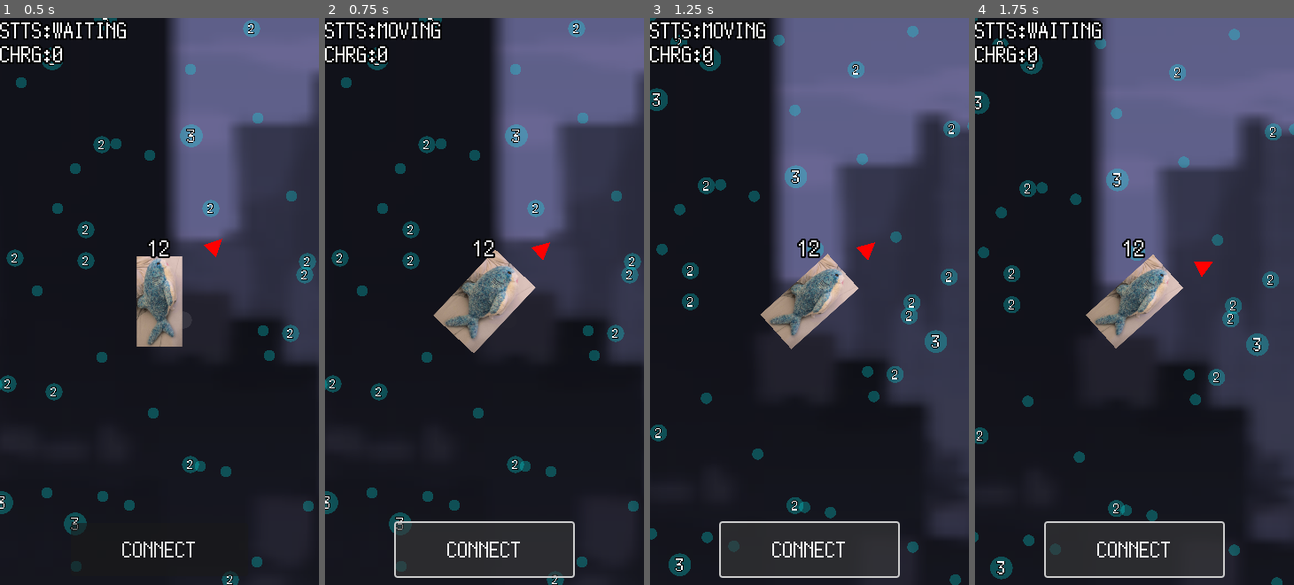
Above: before the commit, frames 1-4 (left to right).
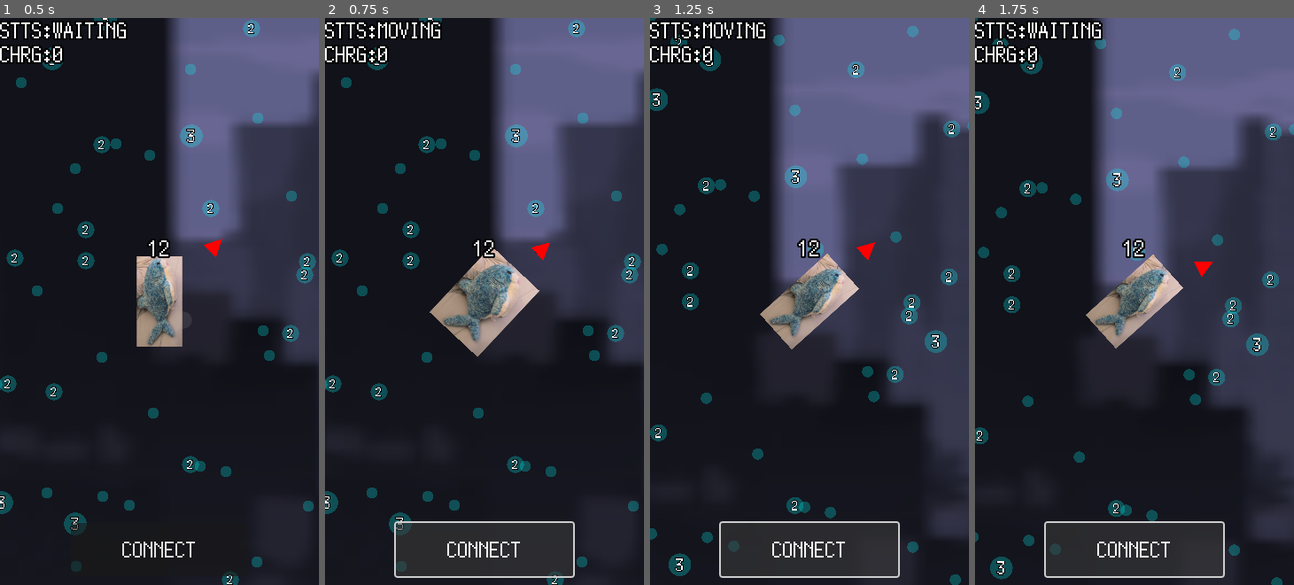
Above: after the commit, the same moments.

Repository: kamikoloss/sharking
Game: Godot game, scene res://scenes/main.tscn
Two runs of this game, one before a commit and one after it. Both use one fixed random seed, a clock stepped at 60 frames per second and the inputs below.
Inputs:
- Up to frame 1 (0.5 s): no input
- Up to frame 2 (0.75 s): click "CONNECT" at 0.5 s
- Up to frame 3 (1.25 s): no input
- Up to frame 4 (1.75 s): no input

Frame 1 is identical in both runs. In frame 2, 1.2% of the frame differs, in the area x 32-68%, y 40-60%; in frame 3, 0.1%; in frame 4, nothing differs.

Commit message:
arrow bg sq も伸びるようにした

Diff:
--- a/scenes/hero.tscn
+++ b/scenes/hero.tscn
@@ -55,8 +55,7 @@
 expand_mode = 1
 
 [node name="TextureRectSquareBg" type="TextureRect" parent="Control/Arrow"]
-visible = false
-self_modulate = Color(0.501961, 0.501961, 0.501961, 0.501961)
+self_modulate = Color(0, 0, 0, 0.501961)
 layout_mode = 0
 offset_left = -4.0
 offset_top = -80.0
@@ -72,6 +71,5 @@
 offset_top = -80.0
 offset_right = 4.0
 offset_bottom = 80.0
-scale = Vector2(1, 1e-05)
 texture = ExtResource("4_r63cl")
 expand_mode = 1
--- a/scripts/hero.gd
+++ b/scripts/hero.gd
@@ -54,11 +54,20 @@
 			_arrow_square_tween.kill()
 		_arrow_square_tween = create_tween()
 		return _arrow_square_tween
+var _arrow_square_bg_tween: Tween:
+	get:
+		if _arrow_square_bg_tween:
+			_arrow_square_bg_tween.kill()
+		_arrow_square_bg_tween = create_tween()
+		return _arrow_square_bg_tween
 
 
 func _ready() -> void:
 	area_entered.connect(_on_area_entered)
 	_label_level.text = str(exp_point)
+
+	_arrow_square_bg.scale.y = 0.0
+	_arrow_square.scale.y = 0.0
 
 
 func _process(delta: float) -> void:
@@ -71,10 +80,13 @@
 		return
 	move_state = MoveState.CHARGING
 
-	# arrow
-	_arrow_square_bg.visible = true
+	# _arrow_square_bg
+	var arrow_square_bg_tween = _arrow_square_bg_tween
+	arrow_square_bg_tween.set_ease(Tween.EASE_OUT).set_trans(Tween.TRANS_QUINT)
+	arrow_square_bg_tween.tween_method(func(v): _arrow_square_bg.scale.y = v, 0.0, 1.0, 0.25)
+
+	# _arrow_square
 	var tween = _arrow_square_tween
-
 	tween.set_loops()
 	tween.set_parallel(true)
 	tween.set_ease(Tween.EASE_OUT).set_trans(Tween.TRANS_CIRC)
@@ -88,22 +100,26 @@
 		return
 	move_state = MoveState.MOVING
 
-	# arrow
-	_arrow_square_bg.visible = false
+	# _arrow_square_bg
+	var arrow_square_bg_tween = _arrow_square_bg_tween
+	arrow_square_bg_tween.set_ease(Tween.EASE_OUT).set_trans(Tween.TRANS_QUINT)
+	arrow_square_bg_tween.tween_method(func(v): _arrow_square_bg.scale.y = v, 1.0, 0.0, 0.25)
+
+	# _arrow_square
 	var arrow_square_tween = _arrow_square_tween
-
 	arrow_square_tween.set_parallel(true)
 	arrow_square_tween.set_ease(Tween.EASE_OUT).set_trans(Tween.TRANS_QUINT)
 	arrow_square_tween.tween_method(func(v): _arrow_square.scale.y = v, charge, 0.0, 0.25)
 
-	# 移動する
+	# move
 	_sprite.flip_h = 180.0 < _direction
 	var move_tween = _move_tween
 
+	var _before_duration = MOVE_BEFORE_SEC # TODO: ping を考慮する
 	move_tween.set_parallel(true)
 	move_tween.set_ease(Tween.EASE_OUT).set_trans(Tween.TRANS_QUINT)
-	move_tween.tween_property(_sprite, "rotation_degrees", _direction, MOVE_BEFORE_SEC)
-	move_tween.tween_property(_sprite, "scale", Vector2(0.5, 0.4), MOVE_BEFORE_SEC)
+	move_tween.tween_property(_sprite, "rotation_degrees", _direction, _before_duration)
+	move_tween.tween_property(_sprite, "scale", Vector2(clampf(charge, 0.6, 0.8), 0.4), _before_duration)
 
 	var dest_position = position + Vector2.UP.rotated(deg_to_rad(_direction)) * charge * MOVE_VECTOR_RATIO
 	var move_duration = _charge_duration * charge
@@ -113,8 +129,8 @@
 	move_tween.tween_property(_sprite, "scale", Vector2(0.4, 0.4), 0.5)
 	move_tween.finished.connect(func(): move_state = MoveState.WAITING)
 
+	charge = 0.0
 	print("[Hero] move. direction: %s, charge: %s, dest: %s" % [_direction, charge, dest_position])
-	charge = 0.0
 
 
 func _on_area_entered(area: Area2D) -> void:
